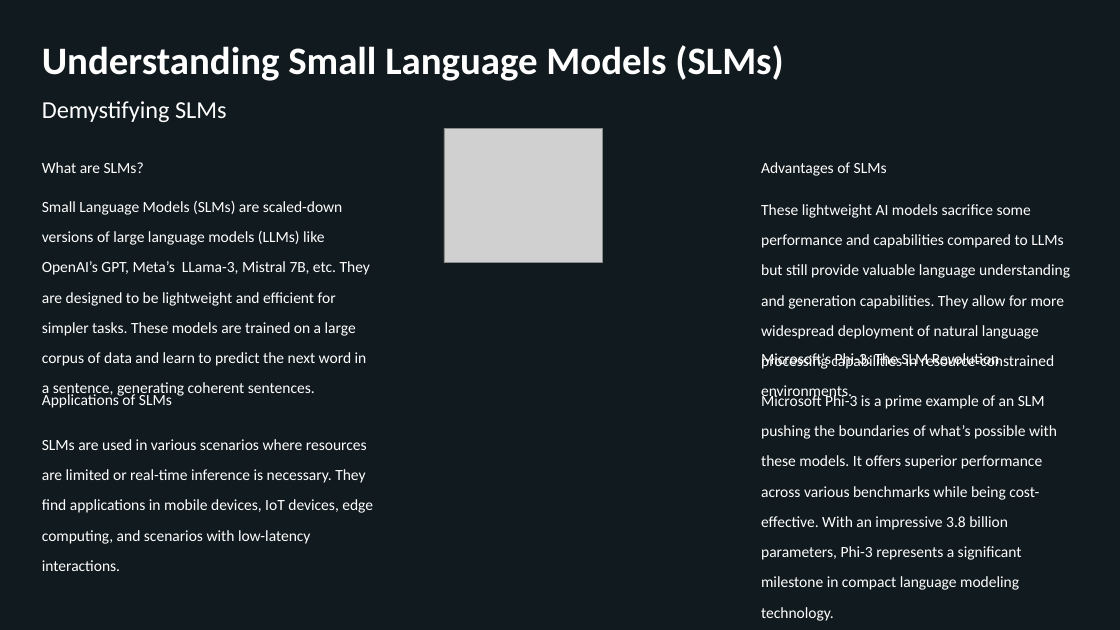
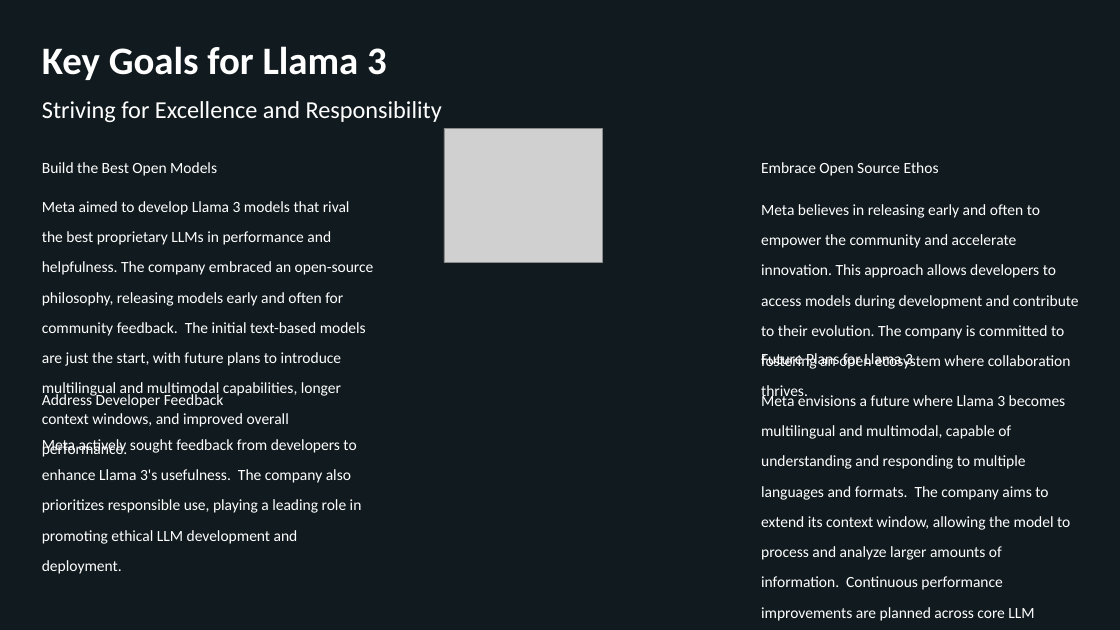
Before and after one commit to KarthikAvinash/Content-ppt-video-generator, a slide deck: slide 2 of updated_presentation.pptx. Drawn at 1120x630 pixels with LibreOffice and Linux fonts; fonts in the diff are those of the drawing; grey boxes stand for pictures; background and template pictures are left out; a plain dark background stands for a picture behind light text. Boxes give left, top, right and bottom in pixels: in the first picture for what was removed or moved away, otherwise in the second. Text is boxed around its words. In the diff, an @@ line names an element or a change of style, - is before the commit and + after.

Commit message:
editable text feature

```diff
--- a/updated_presentation.pptx
+++ b/updated_presentation.pptx
@@ text at bbox=[42, 46, 387, 80]: text changed @@
-Understanding Small Language Models (SLMs)
+Key Goals for Llama 3
@@ text at bbox=[42, 101, 442, 122]: text changed @@
-Demystifying SLMs
+Striving for Excellence and Responsibility
@@ text at bbox=[42, 162, 217, 176]: text changed @@
-What are SLMs?
+Build the Best Open Models
@@ text at bbox=[761, 162, 939, 176]: text changed @@
-Advantages of SLMs
+Embrace Open Source Ethos
@@ text at bbox=[42, 201, 374, 457]: text changed @@
-Small Language Models (SLMs) are scaled-down versions of large language models (LLMs) like OpenAI’s GPT, Meta’s LLama-3, Mistral 7B, etc. They are designed to be lightweight and efficient for simpler tasks. These models are trained on a large corpus of data and learn to predict the next word in a sentence, generating coherent sentences.
+Meta aimed to develop Llama 3 models that rival the best proprietary LLMs in performance and helpfulness. The company embraced an open-source philosophy, releasing models early and often for community feedback. The initial text-based models are just the start, with future plans to introduce multilingual and multimodal capabilities, longer context windows, and improved overall performance.
@@ text at bbox=[761, 204, 1079, 401]: text changed @@
-These lightweight AI models sacrifice some performance and capabilities compared to LLMs but still provide valuable language understanding and generation capabilities. They allow for more widespread deployment of natural language processing capabilities in resource-constrained environments.
+Meta believes in releasing early and often to empower the community and accelerate innovation. This approach allows developers to access models during development and contribute to their evolution. The company is committed to fostering an open ecosystem where collaboration thrives.
@@ text at bbox=[761, 353, 913, 369]: text changed @@
-Microsoft's Phi-3: The SLM Revolution
+Future Plans for Llama 3
@@ text at bbox=[42, 392, 224, 408]: text changed @@
-Applications of SLMs
+Address Developer Feedback
@@ text at bbox=[761, 393, 1070, 621]: text changed @@
-Microsoft Phi-3 is a prime example of an SLM pushing the boundaries of what’s possible with these models. It offers superior performance across various benchmarks while being cost-effective. With an impressive 3.8 billion parameters, Phi-3 represents a significant milestone in compact language modeling technology.
+Meta envisions a future where Llama 3 becomes multilingual and multimodal, capable of understanding and responding to multiple languages and formats. The company aims to extend its context window, allowing the model to process and analyze larger amounts of information. Continuous performance improvements are planned across core LLM capabilities like reasoning and coding, pushing the boundaries of AI.
@@ text at bbox=[42, 439, 362, 574]: text changed @@
-SLMs are used in various scenarios where resources are limited or real-time inference is necessary. They find applications in mobile devices, IoT devices, edge computing, and scenarios with low-latency interactions.
+Meta actively sought feedback from developers to enhance Llama 3's usefulness. The company also prioritizes responsible use, playing a leading role in promoting ethical LLM development and deployment.
```
Also in this commit, not shown: 2 other slides changed, 9 other files.
